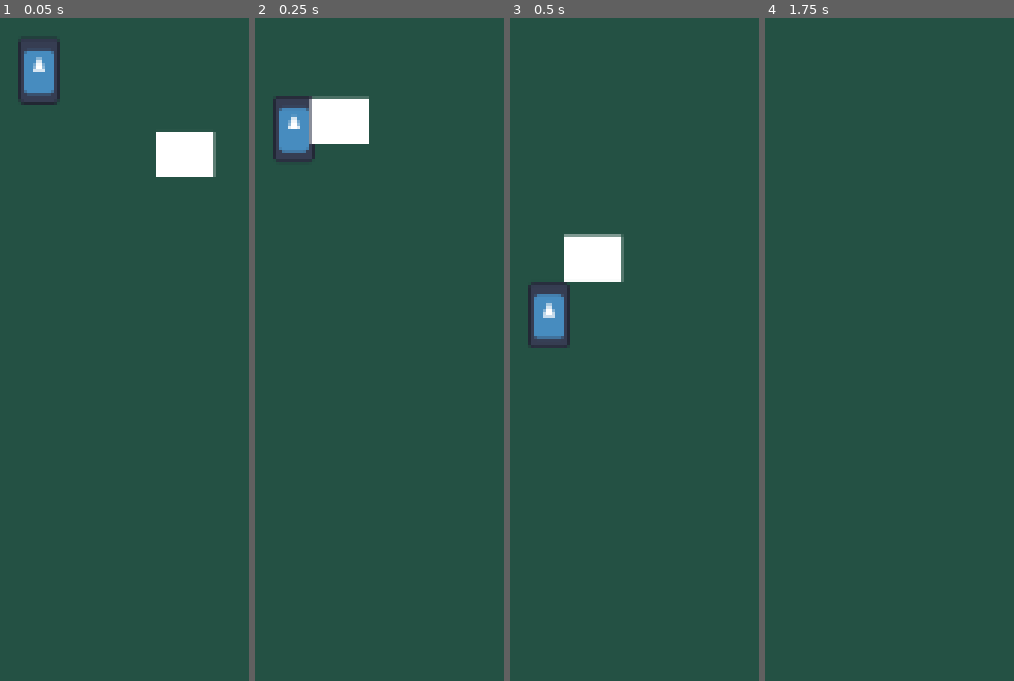
Above: before the commit, frames 1-4 (left to right).
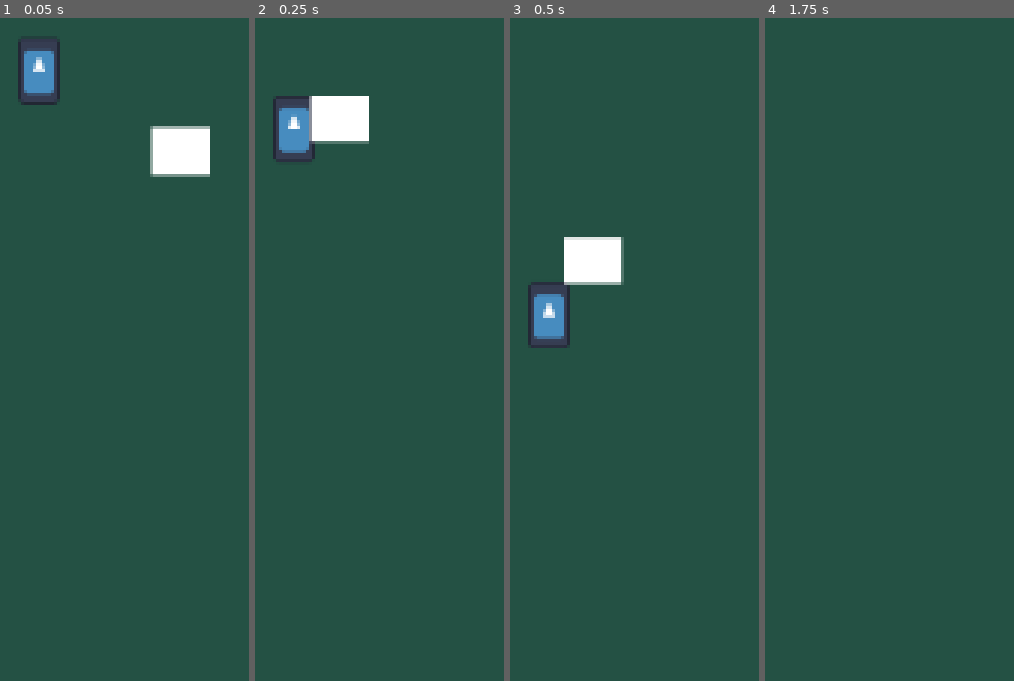
Above: after the commit, the same moments.

Repository: PierceFrancis/Godot-Final-Project
Game: Godot game, scene res://Scenes/ai_test.tscn
Same seed, same stepped clock (60 frames per second), same inputs: the game is played once before the commit and once after it. This scene is started directly instead of the project's main scene. The engine's default icon, where the game draws it, is replaced by a stand-in: a white triangle on a blue panel in a dark square.
Inputs:
- Up to frame 1 (0.05 s): no input
- Up to frame 2 (0.25 s): no input
- Up to frame 3 (0.5 s): no input
- Up to frame 4 (1.75 s): tap Enter (ui_accept) at 0.5, 0.77, 1.25, 1.52 s; hold Right (ui_right) from 0.53 s (still down)

The runs differ from the first frame. In frame 1, 0.6% of the frame differs, in the area x 60-87%, y 16-24%; in frame 2, 0.2%; in frame 3, 0.3%; in frame 4, nothing differs.

Commit message:
Update ai_test.tscn

Diff:
--- a/Scenes/ai_test.tscn
+++ b/Scenes/ai_test.tscn
@@ -6,6 +6,8 @@
 [sub_resource type="BoxMesh" id="BoxMesh_acnta"]
 
 [sub_resource type="RectangleShape2D" id="RectangleShape2D_bxwl7"]
+
+[sub_resource type="CircleShape2D" id="CircleShape2D_svsoo"]
 
 [node name="AiTest" type="Node2D"]
 
@@ -22,7 +24,7 @@
 scale = Vector2(0.99746364, 1)
 
 [node name="enemy" type="CharacterBody2D" parent="." node_paths=PackedStringArray("player")]
-position = Vector2(83, 49)
+position = Vector2(80.99999, 47.000004)
 scale = Vector2(1.2216754, 0.96725625)
 script = ExtResource("2_u4xhv")
 player = NodePath("../Player")
@@ -33,3 +35,13 @@
 
 [node name="CollisionShape2D" type="CollisionShape2D" parent="enemy"]
 shape = SubResource("RectangleShape2D_bxwl7")
+
+[node name="Area2D" type="Area2D" parent="enemy"]
+position = Vector2(2.4303285e-06, -2.3841858e-07)
+scale = Vector2(0.818548, 1.0338522)
+
+[node name="CollisionShape2D" type="CollisionShape2D" parent="enemy/Area2D"]
+scale = Vector2(8.860776, -3.7720153)
+shape = SubResource("CircleShape2D_svsoo")
+
+[connection signal="body_entered" from="enemy/Area2D" to="enemy" method="_on_area_2d_body_entered"]
Not shown: 1 places in Scenes/ai_test.tscn that only renumber resources
